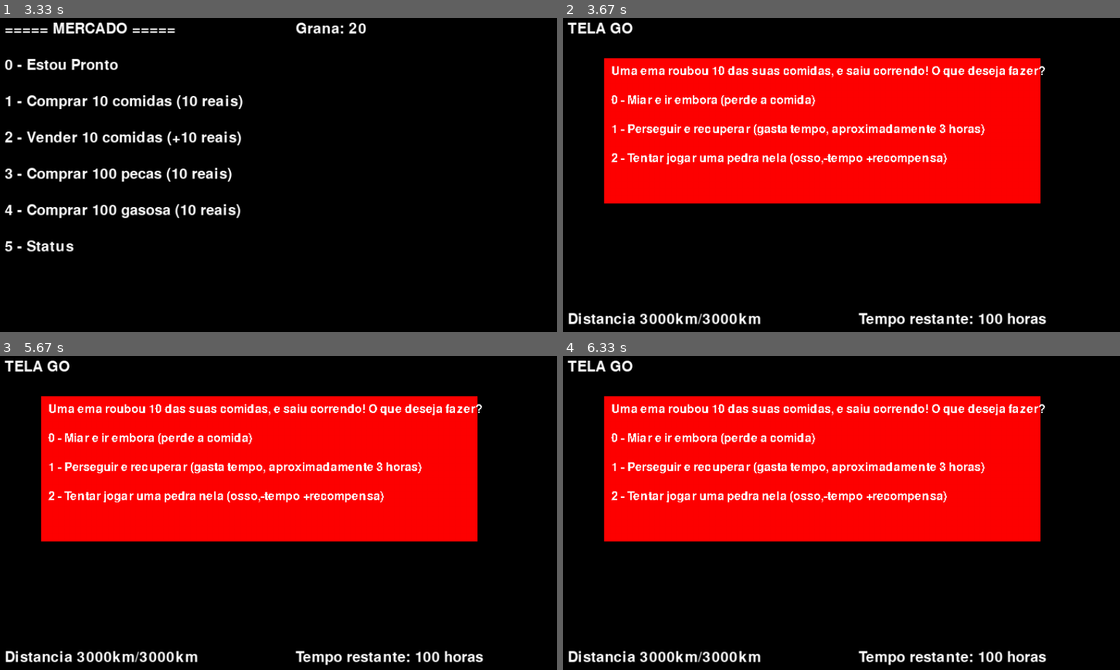
Above: before the commit, frames 1-4 (two rows, left to right).
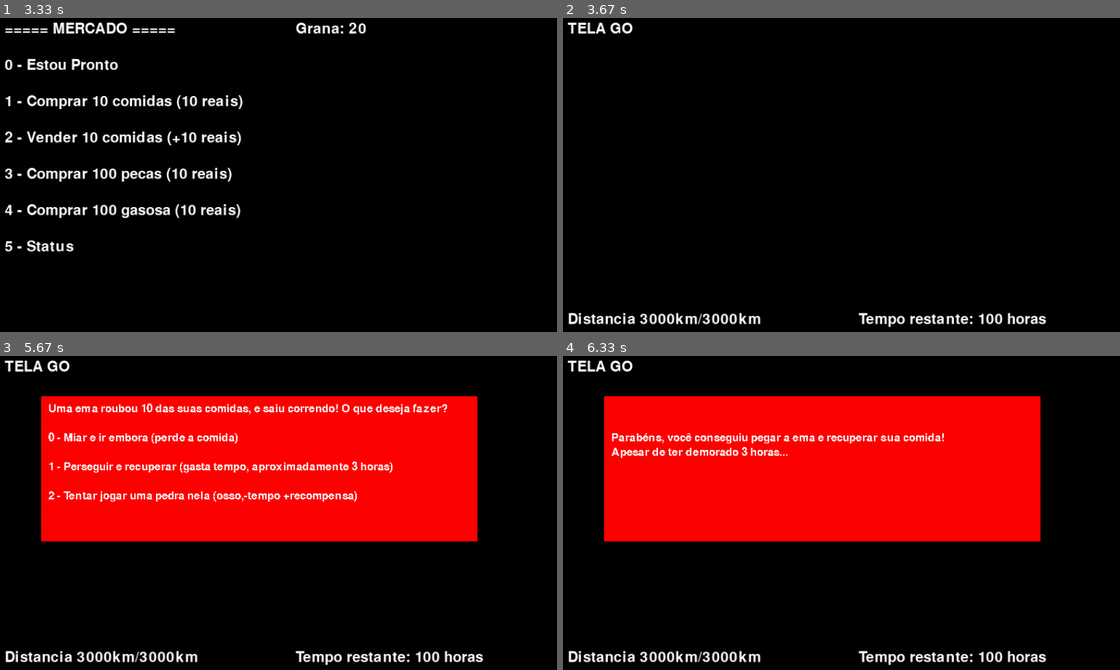
Above: after the commit, the same moments.

Repository: Fattson/Star-Wars-Trail
Game: pygame game, started from testeInterface.py
Two runs of this game, one before a commit and one after it. Both use one fixed random seed, a clock stepped at 60 frames per second and the inputs below.
Inputs:
- Up to frame 1 (3.33 s): no input
- Up to frame 2 (3.67 s): tap 0 at 3.33 s
- Up to frame 3 (5.67 s): no input
- Up to frame 4 (6.33 s): tap 1 at 6.17 s

Frame 1 is identical in both runs. In frame 2, 36% of the frame differs, in the area x 7-87%, y 12-60%; in frame 3, 4.1%; in frame 4, 4.5%.

Commit message:
ainda mais quando com um tiro de soldado o pai morreu

Diff:
--- a/testeInterface.py
+++ b/testeInterface.py
@@ -1,7 +1,8 @@
 from pygame import *
 #import loopJogo.py as lj
 import SwTrail as sw
-import random as rd
+
+from random import randint
 
 jog = sw.Jogo()
 
@@ -18,7 +19,7 @@
 
 for i in range(ci+ca): # monta o vetor CC
     if ci>0 and ca>0:
-        x = rd.randint(1,100)
+        x = randint(1,100)
 
         if x > p:
             CC.append(1)
@@ -58,7 +59,7 @@
 x,y = (100,100)
 #bg = image.load("bg.png").convert() # define uma imagem bg
 fonte = font.Font(None, 30) # define uma fonte
-fontePeq = font.Font(None, 24)
+fontePeq = font.Font(None, 23)
 
 screen.fill((0,0,0)) # pinta a tela de preto
 clock = time.Clock() # cria o reloginho
@@ -113,6 +114,12 @@
 ema_menu1 = fontePeq.render("0 - Miar e ir embora (perde a comida)",0,(255,255,255))
 ema_menu2 = fontePeq.render("1 - Perseguir e recuperar (gasta tempo, aproximadamente 3 horas)",0,(255,255,255))
 ema_menu3 = fontePeq.render("2 - Tentar jogar uma pedra nela (osso,-tempo +recompensa)",0,(255,255,255))
+ema_suc1 = fontePeq.render("Parabéns, você conseguiu pegar a ema e recuperar sua comida!",0,(255,255,255))
+ema_suc1_2 = fontePeq.render("Apesar de ter demorado 3 horas...",0,(255,255,255))
+ema_fal1 = fontePeq.render("Fracassado! Nem consegue ir atrás de uma ema. Ainda levou 3 horas...",0,(255,255,255))
+ema_suc2 = fontePeq.render("Parábens, você acertou a ema e ela morreu!",0,(255,255,255))
+ema_suc2_2 = fontePeq.render("Recuperou seus 10 e guardou a carne dela (+10 de comida)!",0,(255,255,255))
+ema_fal2 = fontePeq.render("Errou feio, errou rude!! ;)",0,(255,255,255))
 
 def getTempoDist(jog): # retorna o tempo e a distancia restantes (em forma de caixa de texto pygame)
     dist = "Distancia " + str(jog.distancia) + "km/3000km"
@@ -622,24 +629,77 @@
     clock.tick(tick)
 
 
-
-def ema(jog):
+def popup():
     rect = ((150, 150),(600, 200))
     screen.fill((255,0,0),rect)
     display.update()
 
+
+
+def ema(jog):
+    popup()
+    screen.blit(ema0,(160,160))
+    screen.blit(ema_menu1,(160,200))
+    screen.blit(ema_menu2,(160,240))
+    screen.blit(ema_menu3,(160,280))
+    display.update()
+
     while True: #loop da ema
-        if e.type == QUIT:
-            exit()
-
-        screen.blit(ema0,(160,160))
-        screen.blit(ema_menu1,(160,200))
-        screen.blit(ema_menu2,(160,240))
-        screen.blit(ema_menu3,(160,280))
-
-
-        display.update()
+
+        for e in event.get():
+            if e.type == QUIT:
+                exit()
+
+        if key.get_pressed()[K_0] or key.get_pressed()[K_KP0]: #miar
+            jog.comida -=10
+            limpaTela()
+            break
+
+        if key.get_pressed()[K_1] or key.get_pressed()[K_KP1]:#perseguir
+            popup()
+            jog.temporestante -= 3
+            s_n = randint(0,100)
+            if s_n < 75:
+                screen.blit(ema_suc1,(160,200))
+                screen.blit(ema_suc1_2,(160,220))
+                display.update()
+                time.wait(5000)
+                limpaTela()
+                break
+
+            else:
+                jog.comida -= 10
+                screen.blit(ema_fal1, (160,200))
+                display.update()
+                time.wait(5000)
+                limpaTela()
+                break
+
+
+        if key.get_pressed()[K_2] or key.get_pressed()[K_KP2]:#jogar pedra
+            popup()
+            s_n = randint(0,100)
+            if s_n < 15:
+                jog.comida += 10
+                screen.blit(ema_suc2,(160,200))
+                screen.blit(ema_suc2_2,(160,220))
+                display.update()
+                time.wait(5000)
+                limpaTela()
+                break
+
+            else:
+                jog.comida -= 10
+                screen.blit(ema_fal2, (160,200))
+                display.update()
+                time.wait(5000)
+                limpaTela()
+                break
+
+
+        #display.update()
         clock.tick(tick)
+
 
 
 menuMercado(jog)
@@ -774,7 +834,7 @@
         if e.type == QUIT:
             exit()
 
-    ev = rd.randint(1,100)
+
 
     proxCidade = dist_proximaCidade(CC[i:])
 
@@ -782,10 +842,24 @@
     screen.blit(go, (100,100))
     screen.blit(dist,(100,500))
     screen.blit(temp,(500,500))
-    display.update()
-    ema(jog)
-    time.wait(3000)
-
+    display.update()####### COMEÇA A TELA GO
+    time.wait(2000)
+
+    ev = randint(1,100)
+
+    if ev < 50:
+        ema(jog)
+
+    elif ev < 75:
+        #add lobo guará
+        pass
+
+    elif ev < 85:
+        #add buraco
+        pass
+
+
+    time.wait(2000) ####### TERMINA A TELA GO
 
 
     jog.varia_comida()
